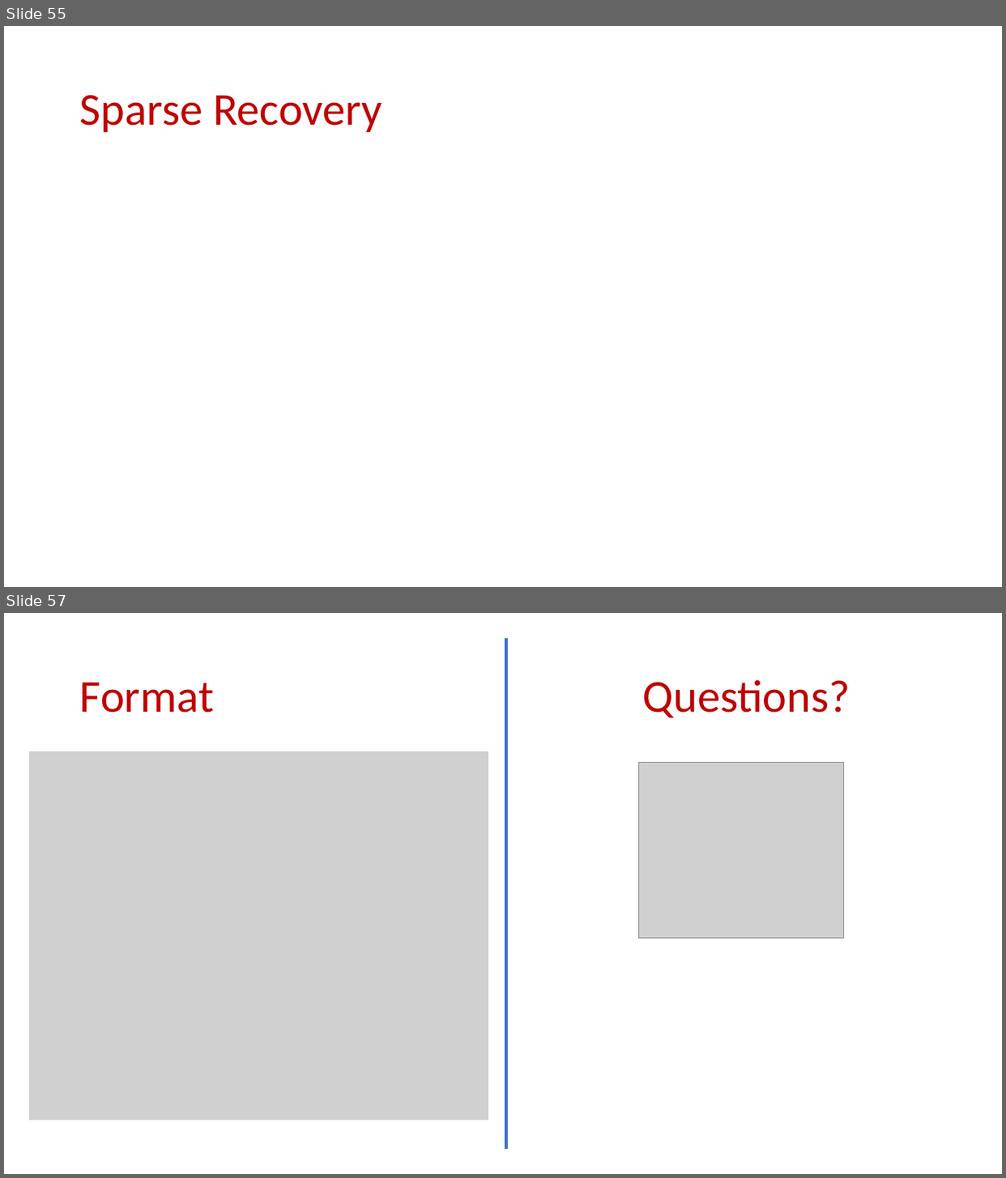
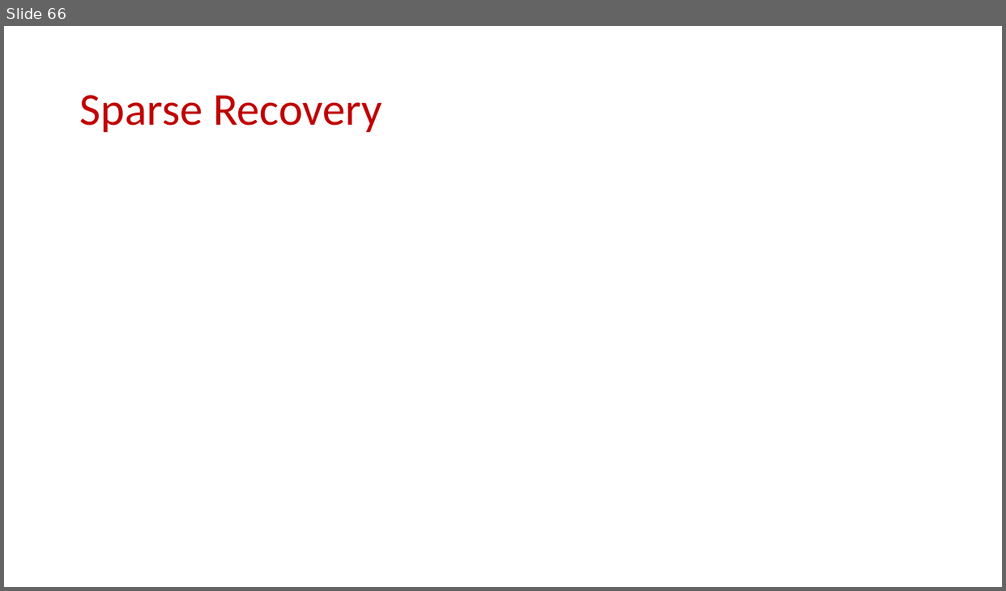
Before and after one commit to samsonzhou/samsonzhou.github.io, a slide deck: other-talks/FOCS 2023-short.pptx. Shown one above the other, each under a label of ours: slides 55 and 57 before the commit, slide 66 after it; the slides between them are not shown. The pictures are 1006x1178 and 1006x591 pixels, drawn with LibreOffice and Linux fonts; fonts in the diff are those of the drawing; grey boxes stand for pictures. Boxes give left, top, right and bottom in pixels: in the first picture for what was removed or moved away, otherwise in the second. Text is boxed around its words. In the diff, an @@ line names an element or a change of style, - is before the commit and + after.

```diff
--- a/other-talks/FOCS 2023-short.pptx
+++ b/other-talks/FOCS 2023-short.pptx
@@ slide 57 removed at bbox=[4, 613, 1002, 1174], background #FFFFFF @@
@@ line removed from (506, 638) to (506, 1149) @@
@@ text removed at bbox=[80, 682, 214, 713] @@
-Format
@@ title removed at bbox=[642, 680, 850, 718] @@
-Questions?
@@ picture removed at bbox=[28, 752, 488, 1121] @@
@@ picture removed at bbox=[639, 763, 844, 939] @@
@@ what was slide 55 is now slide 66 @@
```
Also in this commit, not shown: 11 slides changed, 7 slides added, 18 other slides removed, 2 other files.
